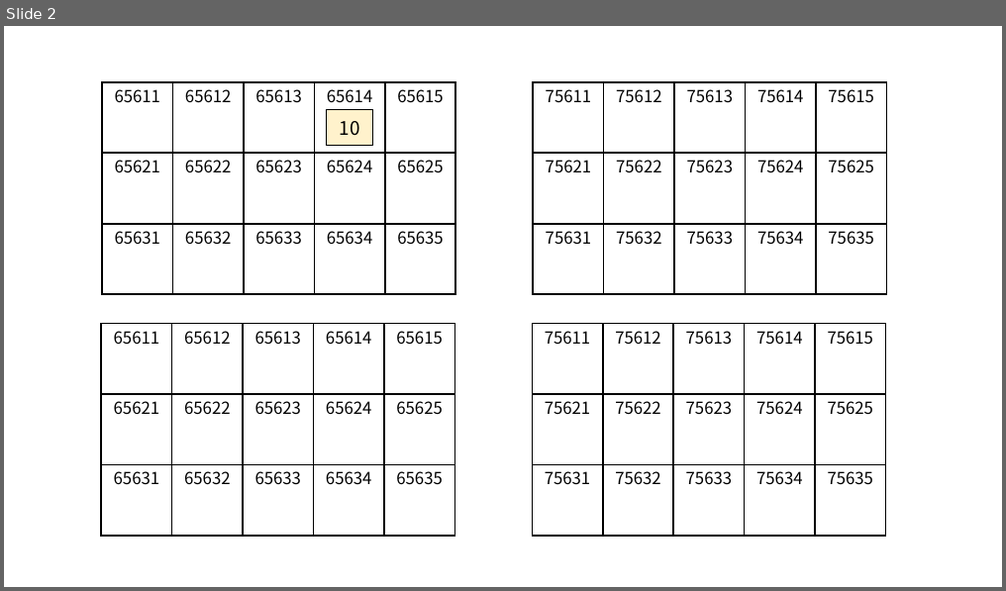
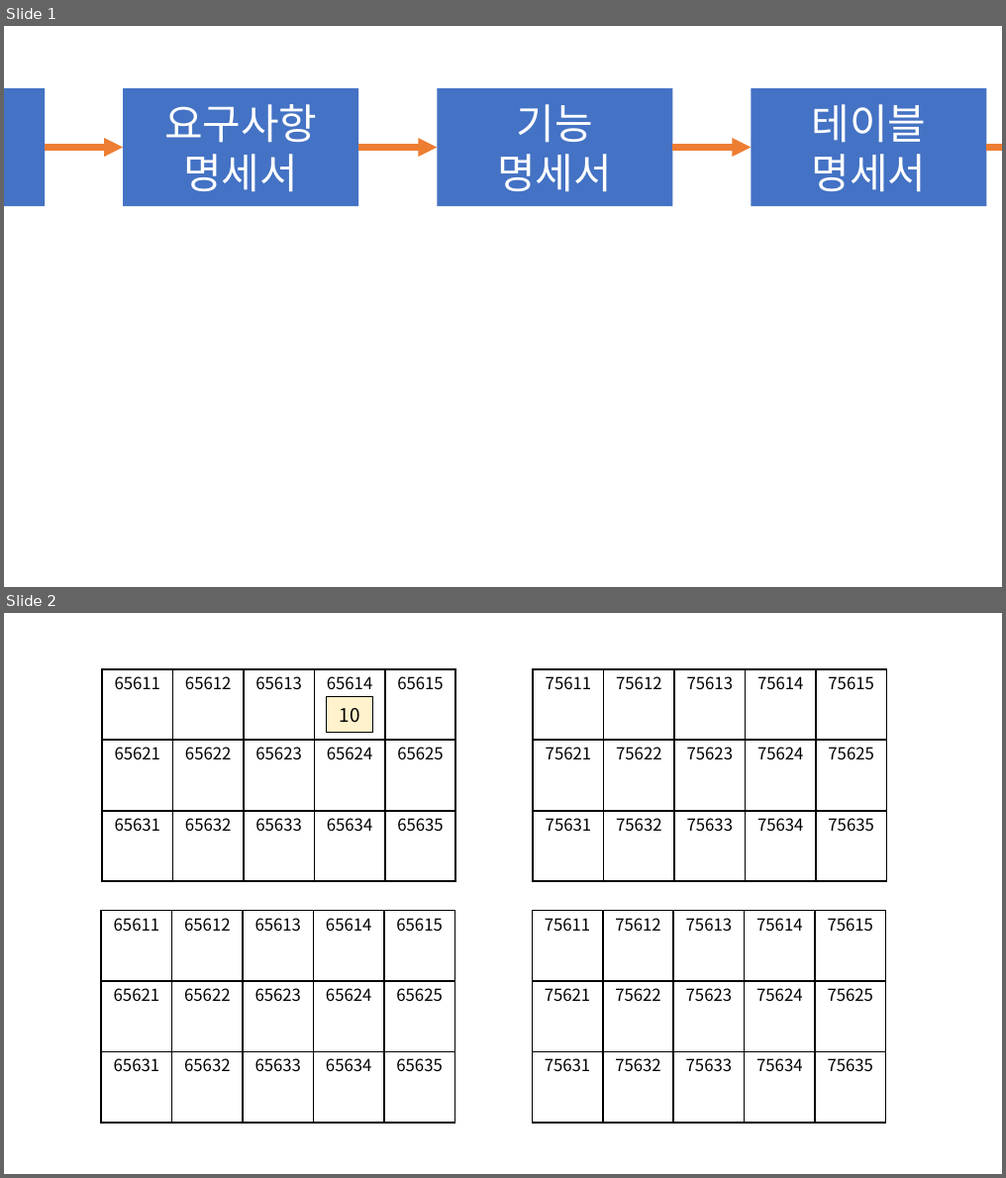
Before and after one commit to ho8566z/daily_log, a slide deck: notion/create_notion_img.pptx. Shown one above the other, each under a label of ours: slide 2 before the commit, slides 1 and 2 after it. The pictures are 1006x591 and 1006x1178 pixels, drawn with LibreOffice and Linux fonts; fonts in the diff are those of the drawing. Boxes give left, top, right and bottom in pixels: in the first picture for what was removed or moved away, otherwise in the second. Text is boxed around its words. In the diff, an @@ line names an element or a change of style, - is before the commit and + after.

```diff
--- a/notion/create_notion_img.pptx
+++ b/notion/create_notion_img.pptx
@@ slide 1 added at [4,26,1002,587], background #FFFFFF @@
@@ rectangle added at [4,88,46,205], fill #4472C4, 40 pt, text #FFFFFF @@
+기획
@@ rectangle added at [123,88,358,205], fill #4472C4, 40 pt, text #FFFFFF @@
+요구사항
+명세서
@@ rectangle added at [437,88,672,205], fill #4472C4, 40 pt, text #FFFFFF @@
+기능
+명세서
@@ rectangle added at [751,88,987,205], fill #4472C4, 40 pt, text #FFFFFF @@
+테이블
+명세서
@@ arrow added from (45, 148) to (123, 148), #ED7D31 6 pt @@
@@ arrow added from (358, 148) to (437, 148), #ED7D31 6 pt @@
@@ arrow added from (672, 148) to (751, 148), #ED7D31 6 pt @@
@@ arrow added from (987, 148) to (1002, 148), #ED7D31 6 pt @@
```
Also in this commit, not shown: 1 slide removed, 23 other files.
